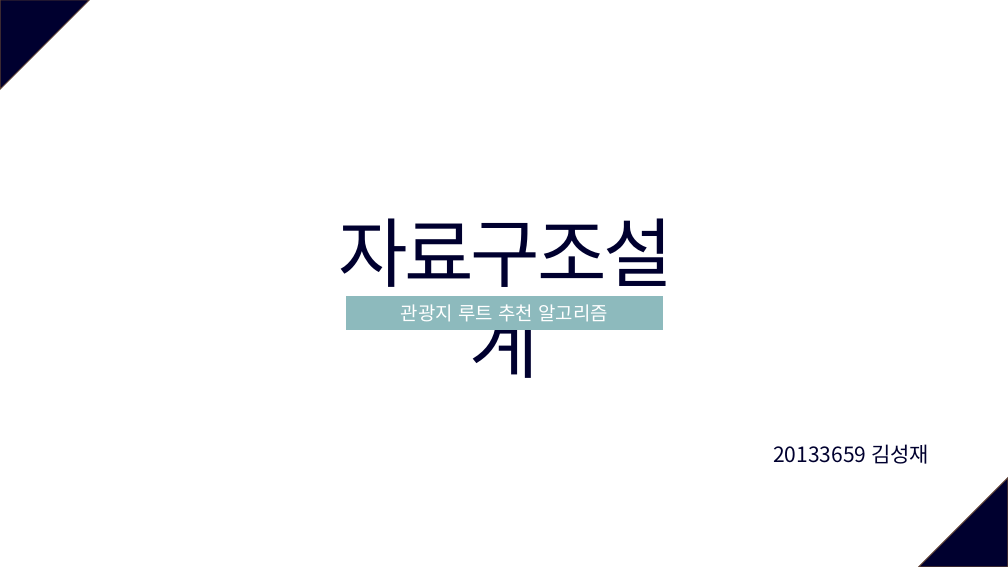
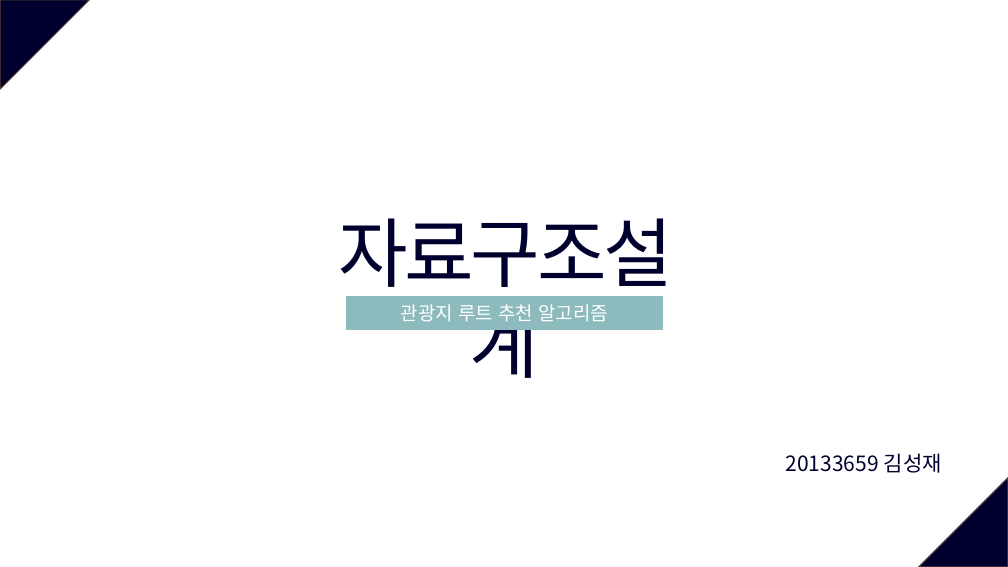
Before and after one commit to AgwaB/-CAU-Data-Structure-Design, a slide deck: slide 1 of 자료구조설계.pptx. Drawn at 1008x567 pixels with LibreOffice and Linux fonts; fonts in the diff are those of the drawing. Boxes give left, top, right and bottom in pixels: in the first picture for what was removed or moved away, otherwise in the second. Text is boxed around its words. In the diff, an @@ line names an element or a change of style, - is before the commit and + after.

```diff
--- a/자료구조설계.pptx
+++ b/자료구조설계.pptx
@@ rectangle "20133659 김성재": place and size @@
-rectangle "20133659 김성재" at [732,436,970,474]
+rectangle "20133659 김성재" at [745,444,983,482]
```
Also in this commit, not shown: 4 other slides changed, 4 slides added.
